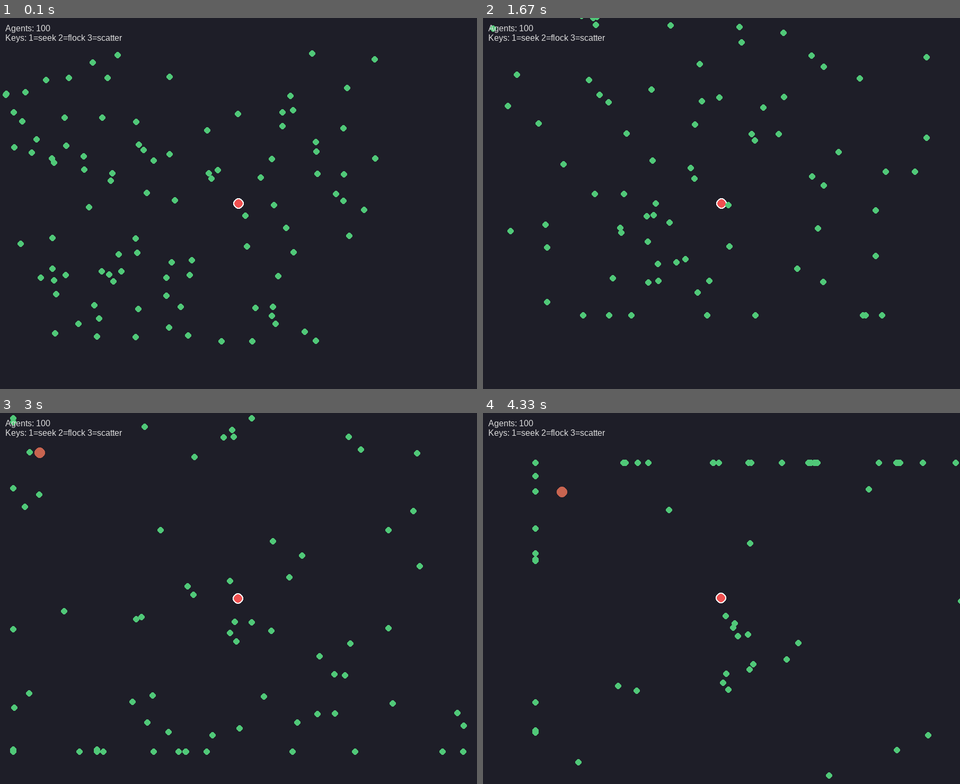
Above: before the commit, frames 1-4 (two rows, left to right).
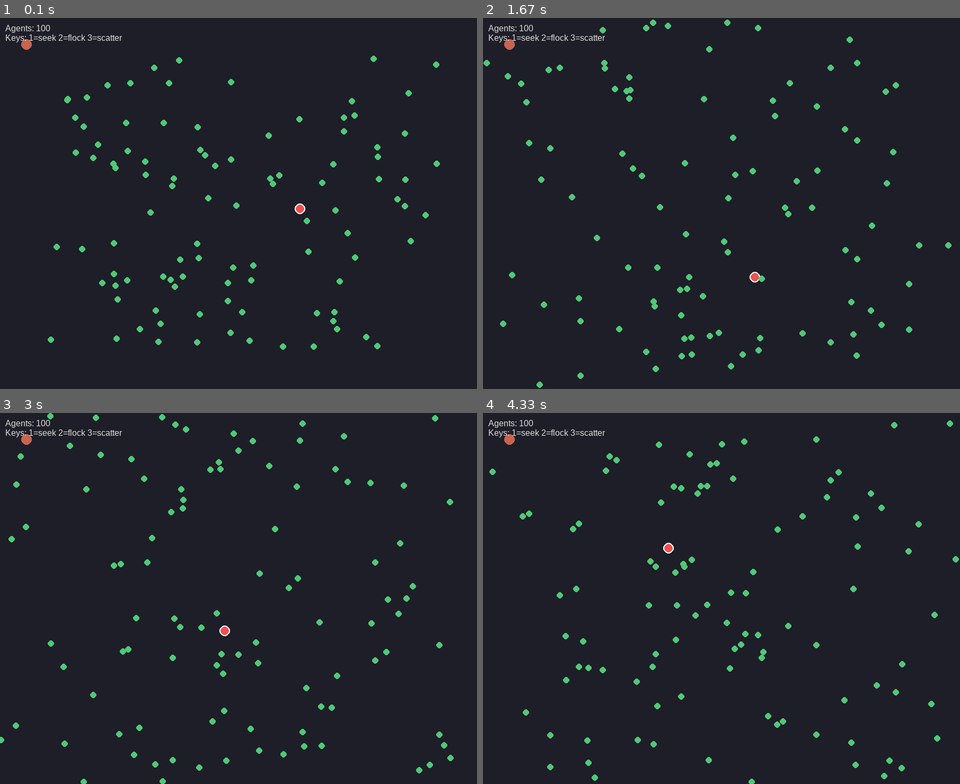
Above: after the commit, the same moments.

Repository: ASachoTanzer/ME459Swarm
Game: pygame game, started from swarm_sim/main.py
Two runs of this game, one before a commit and one after it. Both use one fixed random seed, a clock stepped at 60 frames per second and the inputs below.
Inputs:
- Up to frame 1 (0.1 s): no input
- Up to frame 2 (1.67 s): no input
- Up to frame 3 (3 s): no input
- Up to frame 4 (4.33 s): no input

The runs differ from the first frame. In frame 1, 3.3% of the frame differs, in the area x 0-93%, y 5-90%; in frame 2, 2.9%; in frame 3, 2.9%; in frame 4, 2.5%.

Commit message:
added wall repulsion based on paper, flag for camera tracking target

Diff:
--- a/swarm_sim/algorithms.py
+++ b/swarm_sim/algorithms.py
@@ -45,8 +45,8 @@
     v_rep = - sum_j aR * r_vec / r^(d+1)
     where r_vec = pos_j - pos_i, r = |r_vec|, d = config.AR_D
     """
-    rep_wall_x, rep_wall_y = 0,0
-    ax = ay = 0.0
+    rep_wall_x, rep_wall_y = wall_repulsion_2(agent, sim)
+    vx = vy = 0.0
     dpow = config.AR_D
     aR = agent.aR
     for n in neighbors:
@@ -57,10 +57,26 @@
             continue
         # contribution: - aR * (r_vec) / r^(d+1)
         factor = -aR**dpow / (r ** (dpow + 1))
-        ax += factor * rx
-        ay += factor * ry
-    return (ax + rep_wall_x, ay + rep_wall_y)
+        vx += factor * rx
+        vy += factor * ry
+    return (vx + rep_wall_x, vy + rep_wall_y)
 
+
+def wall_repulsion_2(agent, sim):
+    dpow = config.AR_D
+    aR = agent.aR
+    w, h = sim.window_size
+
+    rx1 = agent.pos[0]
+    rx2 = w - agent.pos[0]
+    ry1 = agent.pos[1]
+    ry2 = h - agent.pos[1]
+
+    epsilon = 1e-4
+    # contribution: - aR * (r_vec) / r^(d+1)
+    vx = aR**dpow / (rx1 ** dpow + epsilon) - aR**dpow / (rx2 ** dpow + epsilon)
+    vy = aR**dpow / (ry1 ** dpow + epsilon) - aR**dpow / (ry2 ** dpow + epsilon)
+    return (vx, vy)
 
 def wall_repulsion(agent, sim):
     """Repel agent from simulation walls when within WALL_MARGIN.
@@ -145,7 +161,7 @@
     # vpso
     vpso = vpso_component(agent, nbest)
 
-    # adaptive repulsion update using Algorithm 1 (updates sim.aR)
+    # adaptive repulsion update using Algorithm 1 (updates agent.aR)
     adaptive_repulsion_update(sim, agent, neighbors)
 
     # vrep
--- a/swarm_sim/config.py
+++ b/swarm_sim/config.py
@@ -37,3 +37,5 @@
 
 USE_MOTHERSHIP = True
 MOTHERSHIP_STRENGTH = 50
+
+CAMERA_FOLLOW = False
--- a/swarm_sim/main.py
+++ b/swarm_sim/main.py
@@ -74,7 +74,10 @@
             for a in self.agents:
                 a.step(self)
 
-            offset = (int(self.target_pos[0] - self.screen.get_width()/2), int(self.target_pos[1]- self.screen.get_height()/2))
+            if config.CAMERA_FOLLOW:
+                offset = (int(self.target_pos[0] - self.screen.get_width()/2), int(self.target_pos[1]- self.screen.get_height()/2))
+            else:
+                offset = (0,0)
 
             # optionally process queued global signals
             # while self.global_signals:
